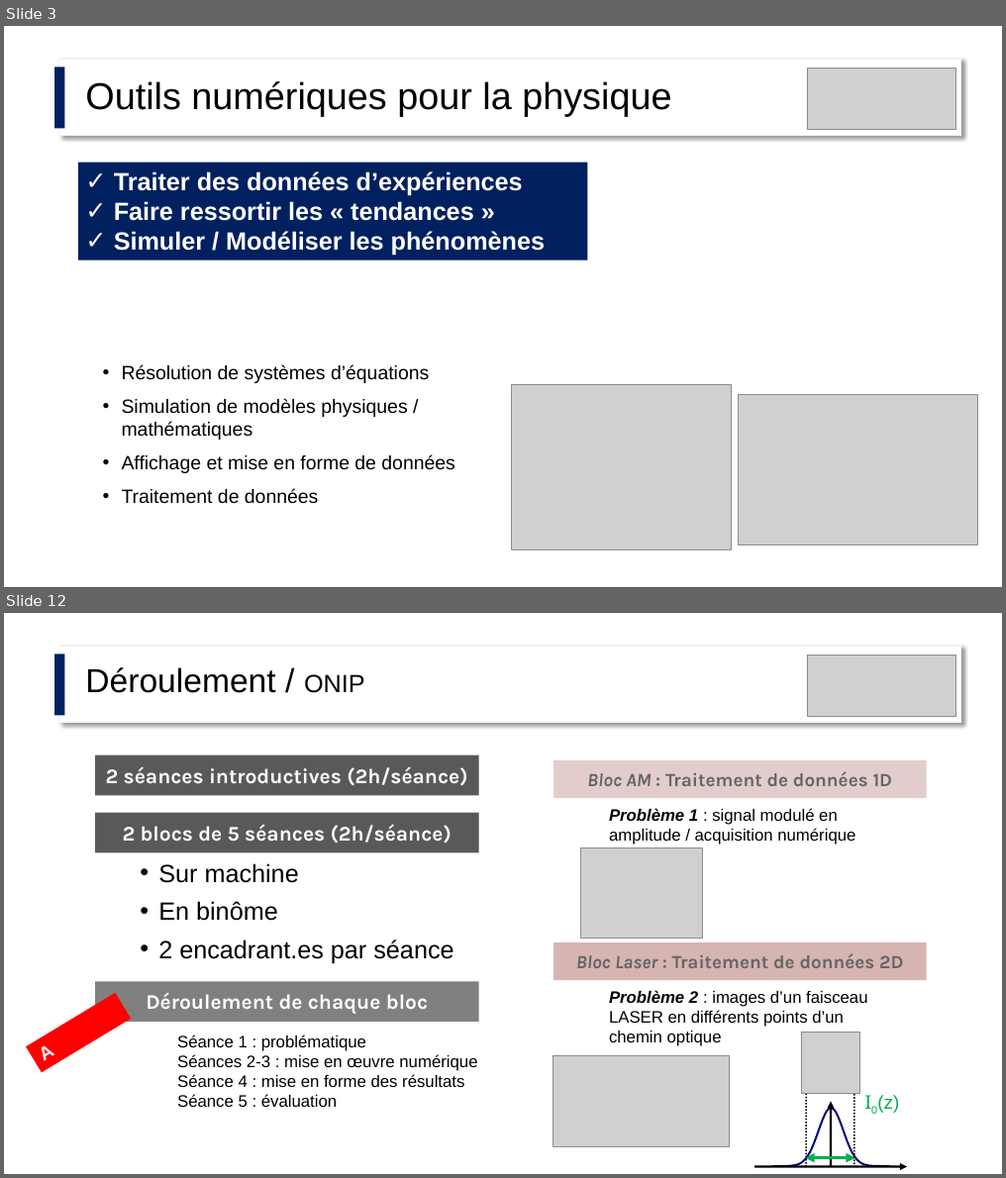
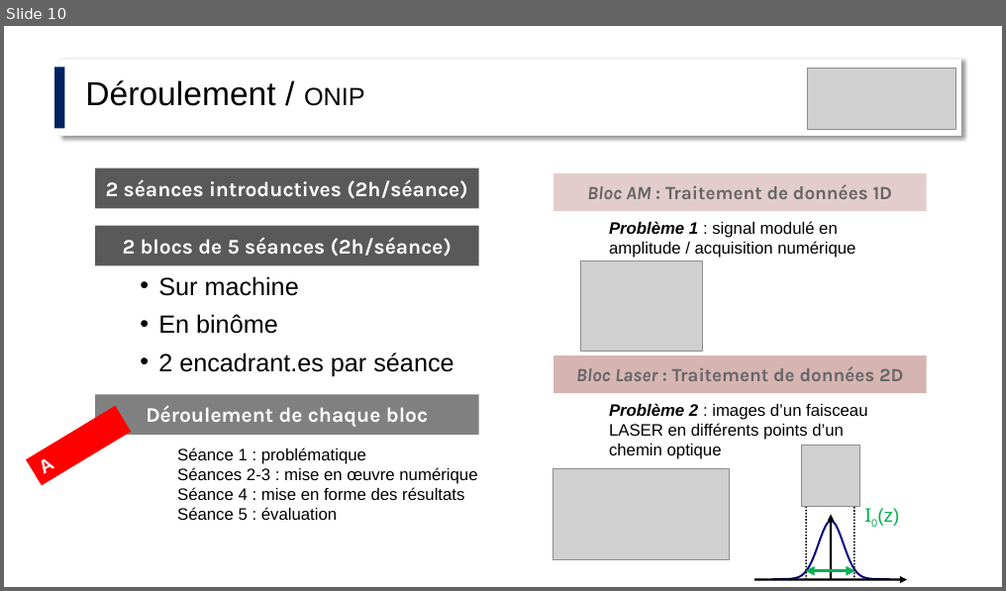
Before and after one commit to jvillemejane/jvillemejane, a slide deck: Presentations/2024_COPERF_Informatique.pptx. Shown one above the other, each under a label of ours: slides 3 and 12 before the commit, slide 10 after it; the slides between them are not shown. The pictures are 1006x1178 and 1006x591 pixels, drawn with LibreOffice and Linux fonts; fonts in the diff are those of the drawing; grey boxes stand for pictures. Boxes give left, top, right and bottom in pixels: in the first picture for what was removed or moved away, otherwise in the second. Text is boxed around its words. In the diff, an @@ line names an element or a change of style, - is before the commit and + after.

```diff
--- a/Presentations/2024_COPERF_Informatique.pptx
+++ b/Presentations/2024_COPERF_Informatique.pptx
@@ slide 3 removed at box(4, 26, 1002, 587), background #FFFFFF @@
@@ rectangle removed at box(54, 68, 65, 129) @@
@@ rectangle removed at box(59, 59, 961, 136) @@
@@ text removed at box(85, 81, 671, 116) @@
-Outils numériques pour la physique
@@ picture removed at box(807, 68, 957, 129) @@
@@ rectangle removed at box(78, 163, 588, 261) @@
-✓ Traiter des données d’expériences
-✓ Faire ressortir les « tendances »
-✓ Simuler / Modéliser les phénomènes
@@ text removed at box(122, 365, 454, 504) @@
-• Résolution de systèmes d’équations
-• Simulation de modèles physiques / mathématiques
-• Affichage et mise en forme de données
-• Traitement de données
@@ picture removed at box(512, 385, 732, 550) @@
@@ picture removed at box(739, 395, 977, 546) @@
@@ what was slide 12 is now slide 10 @@
```
Also in this commit, not shown: 5 slides changed, 6 slides added, 10 other slides removed.
